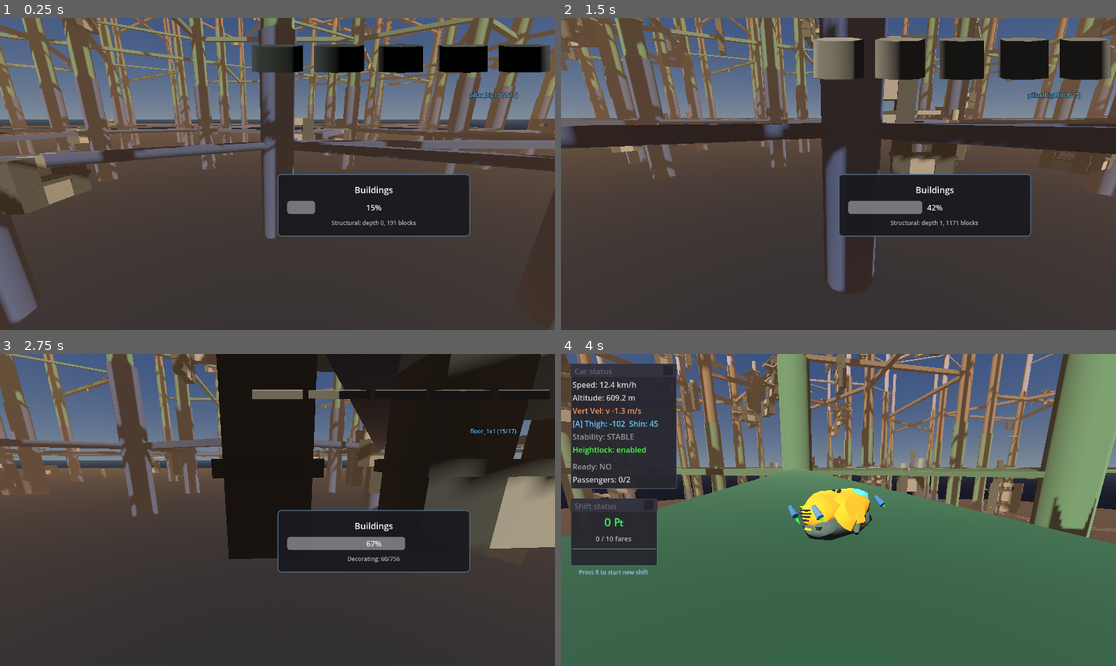
Above: before the commit, frames 1-4 (two rows, left to right).
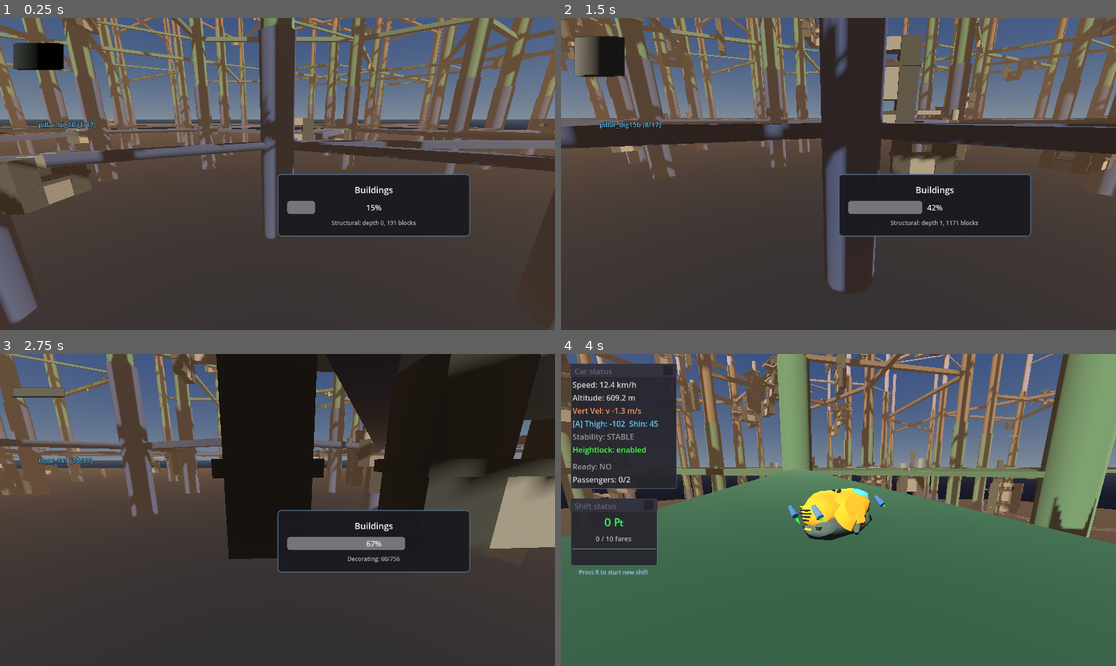
Above: after the commit, the same moments.

Repository: TaxiService/fcar
Game: Godot game, scene res://city/city_test.tscn
Two runs of this game, one before a commit and one after it. Both use one fixed random seed, a clock stepped at 60 frames per second and the inputs below.
Inputs (mouse positions are in pixels of both pictures, inside the frame that each line leads up to):
- Up to frame 1 (0.25 s): no input
- Up to frame 2 (1.5 s): tap Enter at 0.5 s; move the mouse to (866, 174) at 0.52 s; hold W (forward) from 0.53 s (still down); tap R (confirm) at 0.6 s; click (866, 174) at 0.67 s; tap Space (jump) at 0.77 s; move the mouse to (810, 174) at 1.27 s; tap C (crouch) at 1.35 s
- Up to frame 3 (2.75 s): keep holding W (forward); tap Space (jump) at 1.52 s; move the mouse to (288, 503) at 2.02 s; tap V (toggle_auto_hover) at 2.1 s
- Up to frame 4 (4 s): move the mouse to (832, 516) at 2.77 s; tap F (toggle_control_lock) at 2.85 s; click (832, 516) at 2.92 s; tap Space (jump) at 3.02, 3.77 s; move the mouse to (1005, 556) at 3.52 s; release W (forward) at 3.53 s; hold A (strafe_left) from 3.53 s (still down); hold Ctrl from 3.53 s (still down)

The runs differ from the first frame. In frame 1, 4.9% of the frame differs, in the area x 2-100%, y 8-36%; in frame 2, 6.9%, in the area x 2-100%, y 5-36%; in frame 3, 1.0%; in frame 4, less than 0.1%.

Commit message:
impostor loading screen now shows single sprites

Diff:
--- a/city/BuildingImpostorGenerator.gd
+++ b/city/BuildingImpostorGenerator.gd
@@ -157,7 +157,7 @@
 		# Position camera around the block
 		_camera.position = Vector3(
 			sin(angle) * cam_distance,
-			block_size.y * 0.3,  # Slightly above center
+			-block_size.y * 0.1,  # Slightly above center
 			cos(angle) * cam_distance
 		)
 		_camera.look_at(Vector3.ZERO, Vector3.UP)
--- a/city/city_test.tscn
+++ b/city/city_test.tscn
@@ -78,7 +78,8 @@
 
 [node name="ImpostorGenerator" type="Node" parent="VisibilityManager"]
 script = ExtResource("7_nix7l")
-render_scale = 0.8
+sprite_size = 64
+render_scale = 0.5
 
 [node name="LODIntegration" type="Node" parent="VisibilityManager"]
 script = ExtResource("8_nix7l")
--- a/ui/ImpostorLoadingScreen.gd
+++ b/ui/ImpostorLoadingScreen.gd
@@ -1,6 +1,6 @@
 # ImpostorLoadingScreen.gd
 # Transparent overlay that shows impostor sprites flashing as they're generated
-# Designed to overlay on existing loading screens
+# Animates through each angle of the spritesheet for a spinning effect
 class_name ImpostorLoadingScreen
 extends CanvasLayer
 
@@ -8,25 +8,32 @@
 
 # UI Elements
 var _container: Control
-var _sprite_display: TextureRect
+var _sprite_display: Sprite2D  # Changed to Sprite2D for hframes support
 var _label: Label
 
 # Settings
-@export var sprite_size: float = 128.0  # Size of the flashing sprite
-@export var margin: float = 20.0  # Margin from screen edge
+@export var sprite_size: float = 128.0  # Size of the displayed sprite
+@export var margin: float = 80.0  # Margin from screen edge
 @export var accent_color: Color = Color(0.4, 0.8, 1.0)
 @export var show_label: bool = true  # Show block name and progress
+@export var frames_per_angle: int = 3  # How many frames to show each angle
 
 # Position options
-enum Position { TOP_RIGHT, TOP_LEFT, BOTTOM_RIGHT, BOTTOM_LEFT, CENTER, TOP }
-@export var screen_position: Position = Position.TOP
+enum Position { TOP_RIGHT, TOP_LEFT, BOTTOM_RIGHT, BOTTOM_LEFT, CENTER, TOP_CENTER }
+@export var screen_position: Position = Position.TOP_LEFT
+
+# Animation state
+var _current_texture: Texture2D
+var _angle_count: int = 8
+var _current_angle: int = 0
+var _frame_counter: int = 0
 
 var _total_blocks: int = 0
 var _current_block: int = 0
 
 
 func _ready():
-	layer = 150  # Above game, but can be below other loading UI if needed
+	layer = 150  # Above game, but can be below other loading UI
 	_build_ui()
 	hide_screen()
 
@@ -42,38 +49,52 @@
 	vbox.add_theme_constant_override("separation", 4)
 	_container.add_child(vbox)
 
-	# Sprite display (shows current block sprite sheet)
-	_sprite_display = TextureRect.new()
+	# CenterContainer to center the sprite
+	var center = CenterContainer.new()
+	center.custom_minimum_size = Vector2(sprite_size, sprite_size)
+	vbox.add_child(center)
+
+	# Sprite2D for individual frame display with hframes
+	_sprite_display = Sprite2D.new()
 	_sprite_display.name = "SpriteDisplay"
-	_sprite_display.expand_mode = TextureRect.EXPAND_FIT_WIDTH_PROPORTIONAL
-	_sprite_display.stretch_mode = TextureRect.STRETCH_KEEP_ASPECT_CENTERED
-	_sprite_display.custom_minimum_size = Vector2(sprite_size, sprite_size)
-	vbox.add_child(_sprite_display)
+	_sprite_display.centered = true
+	# Scale will be set when texture is assigned
+	center.add_child(_sprite_display)
 
 	# Label for block name and progress
 	_label = Label.new()
 	_label.text = ""
-	_label.add_theme_font_size_override("font_size", 12)
+	_label.add_theme_font_size_override("font_size", 14)
 	_label.add_theme_color_override("font_color", accent_color)
 	_label.add_theme_color_override("font_outline_color", Color(0, 0, 0, 1))
 	_label.add_theme_constant_override("outline_size", 3)
-	_label.horizontal_alignment = HORIZONTAL_ALIGNMENT_CENTER
+	_label.horizontal_alignment = HORIZONTAL_ALIGNMENT_LEFT
+	_label.custom_minimum_size = Vector2(sprite_size, 0)
 	_label.visible = show_label
 	vbox.add_child(_label)
 
 	# Position the container
-	_update_position()
+	call_deferred("_update_position")
+
+
+func _process(_delta: float):
+	if not visible or not _current_texture:
+		return
+
+	# Animate through sprite angles
+	_frame_counter += 1
+	if _frame_counter >= frames_per_angle:
+		_frame_counter = 0
+		_current_angle = (_current_angle + 1) % _angle_count
+		_sprite_display.frame = _current_angle
 
 
 func _update_position():
 	if not _container:
 		return
 
-	# Get viewport size (deferred to ensure it's ready)
-	await get_tree().process_frame
 	var viewport_size = get_viewport().get_visible_rect().size
-
-	var container_size = Vector2(sprite_size, sprite_size + 20)  # sprite + label
+	var container_size = Vector2(sprite_size, sprite_size + 24)  # sprite + label
 
 	match screen_position:
 		Position.TOP_RIGHT:
@@ -98,7 +119,7 @@
 				(viewport_size.x - sprite_size) / 2,
 				(viewport_size.y - container_size.y) / 2
 			)
-		Position.TOP:
+		Position.TOP_CENTER:
 			_container.position = Vector2(
 				(viewport_size.x - sprite_size) / 2,
 				margin
@@ -107,8 +128,11 @@
 
 func show_screen():
 	visible = true
+	_current_texture = null
 	_sprite_display.texture = null
 	_label.text = "Generating impostors..."
+	_current_angle = 0
+	_frame_counter = 0
 
 
 func hide_screen():
@@ -124,9 +148,30 @@
 func update_progress(current: int, block_name: String, texture: ImageTexture):
 	_current_block = current
 
-	# Update sprite display - this creates the "flashing" effect
+	# Update sprite display with new texture
 	if texture:
+		_current_texture = texture
 		_sprite_display.texture = texture
+
+		# Calculate angle count from texture dimensions
+		# Texture is a horizontal strip: width = sprite_size * angle_count
+		var tex_width = texture.get_width()
+		var tex_height = texture.get_height()
+		_angle_count = maxi(1, tex_width / tex_height)  # Assuming square sprites
+
+		# Set up hframes for animation
+		_sprite_display.hframes = _angle_count
+		_sprite_display.vframes = 1
+		_sprite_display.frame = 0
+
+		# Scale sprite to fit our display size
+		var frame_width = tex_width / _angle_count
+		var scale_factor = sprite_size / frame_width
+		_sprite_display.scale = Vector2(scale_factor, scale_factor)
+
+		# Reset animation
+		_current_angle = 0
+		_frame_counter = 0
 
 	# Update label
 	if show_label:
@@ -137,8 +182,8 @@
 func finish_loading():
 	_label.text = "Done!"
 
-	# Brief flash then hide
-	await get_tree().create_timer(0.3).timeout
+	# Let it spin a bit more then hide
+	await get_tree().create_timer(0.4).timeout
 
 	loading_complete.emit()
 	hide_screen()
